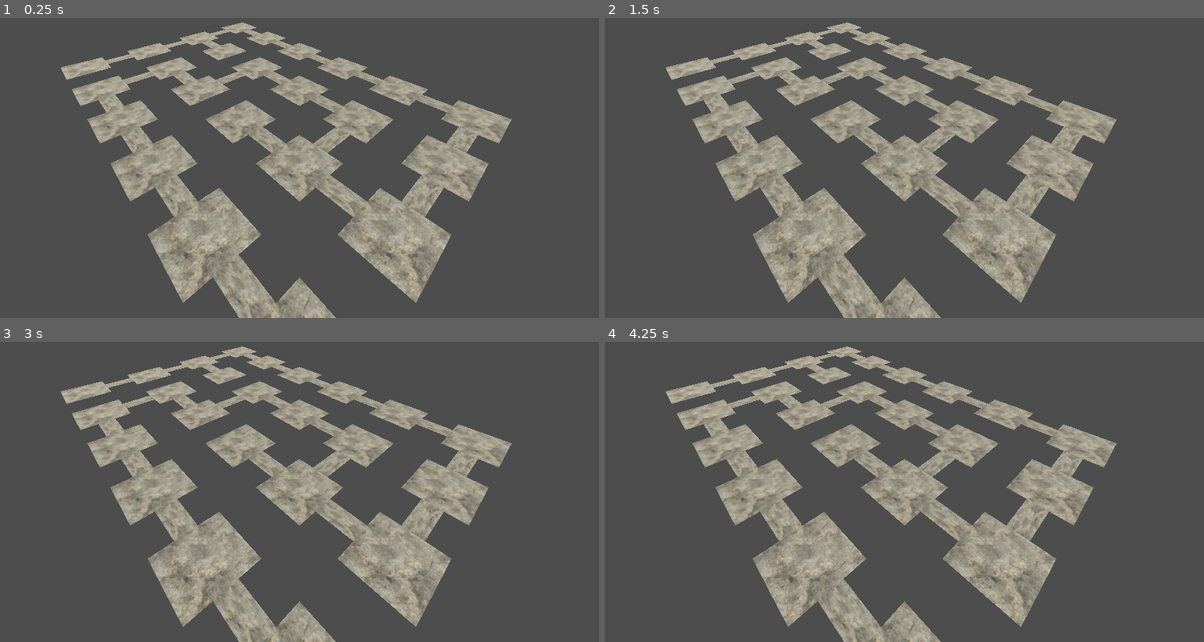
Above: before the commit, frames 1-4 (two rows, left to right).
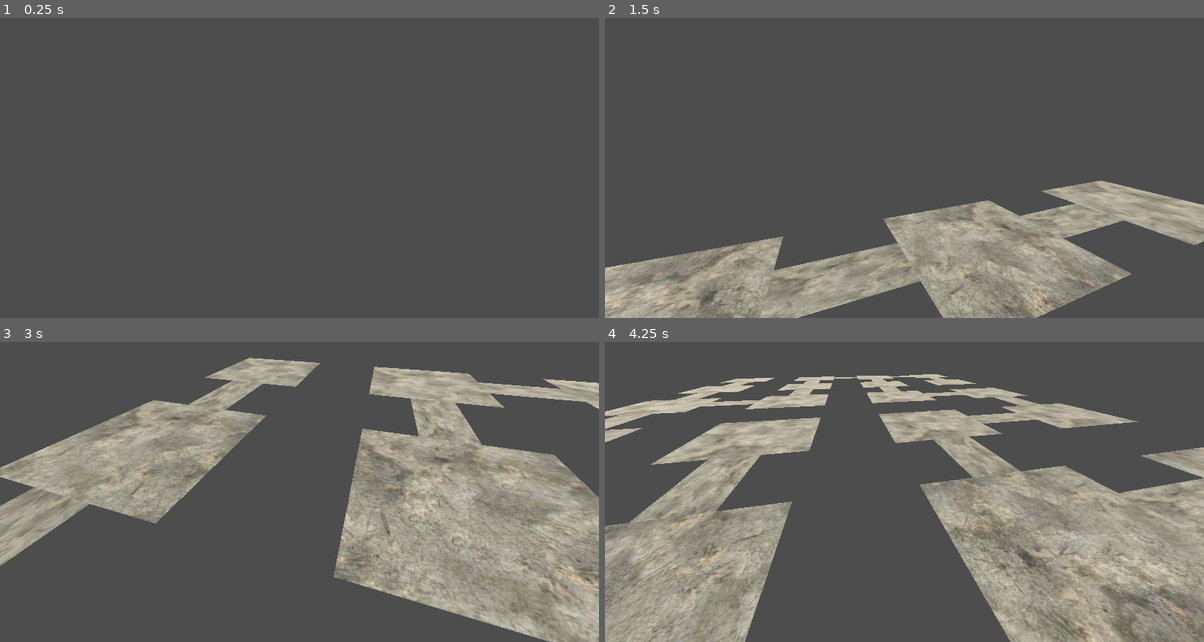
Above: after the commit, the same moments.

Repository: dairycultist/HorrorMaze
Game: Godot game, scene res://scene.tscn
The game is run twice, just before and just after one commit, with the same random seed, the same clock (stepped at 60 frames per second) and the same inputs.
Inputs (mouse positions are in pixels of both pictures, inside the frame that each line leads up to):
- Up to frame 1 (0.25 s): no input
- Up to frame 2 (1.5 s): tap Enter at 0.5 s; move the mouse to (1036, 132) at 0.52 s; hold D (walk_right, bound only after the commit) 0.53-1.28 s; move the mouse to (784, 168) at 1.27 s; hold S (walk_down, bound only after the commit) from 1.28 s (still down)
- Up to frame 3 (3 s): tap Space at 2 s; move the mouse to (359, 399) at 2.02 s; release S (walk_down, bound only after the commit) at 2.03 s; hold D (walk_right, bound only after the commit) 2.03-2.78 s; tap Enter at 2.75 s; move the mouse to (269, 540) at 2.77 s; hold W (walk_up, bound only after the commit) from 2.78 s (still down)
- Up to frame 4 (4.25 s): tap Space at 3.5 s; move the mouse to (1084, 525) at 3.52 s; release W (walk_up, bound only after the commit) at 3.53 s; hold A (walk_left, bound only after the commit) from 3.53 s (still down); tap Escape (pause, bound only after the commit) at 4.15 s

The runs differ from the first frame. In frame 1, 26% of the frame differs, in the area x 10-86%, y 1-100%; in frame 2, 40%; in frame 3, 47%; in frame 4, 54%, in the area x 0-100%, y 1-100%.

Commit message:
Player controller and stuff

Diff:
--- a/path_placer.gd
+++ b/path_placer.gd
@@ -23,7 +23,6 @@
 const ROOM_DIMENSIONS : float = 1.5
 const PATH_LENGTH : float = 1
 const ROOM_PLUS_PATH : float = ROOM_DIMENSIONS + PATH_LENGTH
-# gonna also need "wall," blocks off sides where there aren't paths
 
 const ROOM = preload("res://room.tscn")
 const PATH = preload("res://path.tscn")
@@ -61,14 +60,14 @@
 		if current.x - 1 >= 0 and not visited.has(current + Vector2i(-1, 0)):
 			possible_directions.append(0) # -x
 
+		if current.y + 1 < maze_length and not visited.has(current + Vector2i(0, 1)):
+			possible_directions.append(1) # +y
+
 		if current.x + 1 < maze_width and not visited.has(current + Vector2i(1, 0)):
-			possible_directions.append(1) # +x
+			possible_directions.append(2) # +x
 
 		if current.y - 1 >= 0 and not visited.has(current + Vector2i(0, -1)):
-			possible_directions.append(2) # -y
-
-		if current.y + 1 < maze_length and not visited.has(current + Vector2i(0, 1)):
-			possible_directions.append(3) # +y
+			possible_directions.append(3) # -y
 
 		# push a random neighbor that hasn't already been built
 		# if you can't, pop
@@ -83,20 +82,22 @@
 
 			maze_data[current.x][current.y].append(chosen_direction)
 
-			var path_position_2d = current * ROOM_PLUS_PATH + dir_index_to_vec2(chosen_direction) * (ROOM_PLUS_PATH / 2)
-			var path := PATH.instantiate()
-			add_child(path)
-			path.position = Vector3(path_position_2d.x, 0, path_position_2d.y)
-			if dir_index_to_vec2(chosen_direction).y != 0:
-				path.rotation = Vector3(0, PI / 2, 0)
+	# generate mesh from maze array
+	for w in range(0, maze_width):
+		for l in range(0, maze_length):
+			for dir_index in maze_data[w][l]:
 
-	# generate mesh from maze array
+				var path_position_2d = Vector2(w, l) * ROOM_PLUS_PATH + dir_index_to_vec2(dir_index) * (ROOM_PLUS_PATH / 2)
+				var path := PATH.instantiate()
+				add_child(path)
+				path.position = Vector3(path_position_2d.x, 0, path_position_2d.y)
+				path.rotation = Vector3(0, dir_index * PI / 2, 0)
 
 
 func dir_index_to_vec2(dir: int) -> Vector2i:
 
 	match dir:
 		0: return Vector2i(-1, 0)
-		1: return Vector2i(1, 0)
-		2: return Vector2i(0, -1)
-		_: return Vector2i(0, 1)
+		1: return Vector2i(0, 1)
+		2: return Vector2i(1, 0)
+		_: return Vector2i(0, -1)
--- /dev/null
+++ b/player_controller.gd
@@ -0,0 +1,50 @@
+extends CharacterBody3D
+
+@export_group("Movement")
+@export var mouse_sensitivity := 0.3
+
+@export var drag := 8
+@export var accel := 50
+
+var camera_pitch := 0.0
+
+func _ready() -> void:
+	Input.set_mouse_mode(Input.MOUSE_MODE_CAPTURED)
+
+func _process(delta: float) -> void:
+
+	# failsafe
+	if (position.y < -10):
+		position = Vector3.ZERO
+		velocity = Vector3.ZERO
+
+	# movement
+	var input_dir := Input.get_vector("walk_left", "walk_right", "walk_up", "walk_down")
+	var direction := (transform.basis * Vector3(input_dir.x, 0, input_dir.y)).normalized()
+
+	if direction:
+		velocity.x += direction.x * accel * delta
+		velocity.z += direction.z * accel * delta
+
+	velocity += get_gravity() * 2.5 * delta
+	velocity = lerp(velocity, Vector3.ZERO, delta * drag)
+
+	move_and_slide()
+
+
+func _input(event):
+
+	if event.is_action_pressed("pause"):
+
+		if Input.mouse_mode == Input.MOUSE_MODE_CAPTURED:
+			Input.set_mouse_mode(Input.MOUSE_MODE_VISIBLE)
+		else:
+			Input.set_mouse_mode(Input.MOUSE_MODE_CAPTURED)
+
+	if event is InputEventMouseMotion:
+
+		rotation.y += deg_to_rad(-event.relative.x * mouse_sensitivity)
+
+		camera_pitch = clampf(camera_pitch - event.relative.y * mouse_sensitivity, -90, 90)
+
+		$Camera3D.rotation.x = deg_to_rad(camera_pitch)
--- a/project.godot
+++ b/project.godot
@@ -14,3 +14,31 @@
 run/main_scene="uid://cmis55isxt2v4"
 config/features=PackedStringArray("4.4", "Forward Plus")
 config/icon="res://icon.svg"
+
+[input]
+
+pause={
+"deadzone": 0.2,
+"events": [Object(InputEventKey,"resource_local_to_scene":false,"resource_name":"","device":-1,"window_id":0,"alt_pressed":false,"shift_pressed":false,"ctrl_pressed":false,"meta_pressed":false,"pressed":false,"keycode":0,"physical_keycode":4194305,"key_label":0,"unicode":0,"location":0,"echo":false,"script":null)
+]
+}
+walk_left={
+"deadzone": 0.2,
+"events": [Object(InputEventKey,"resource_local_to_scene":false,"resource_name":"","device":-1,"window_id":0,"alt_pressed":false,"shift_pressed":false,"ctrl_pressed":false,"meta_pressed":false,"pressed":false,"keycode":0,"physical_keycode":65,"key_label":0,"unicode":97,"location":0,"echo":false,"script":null)
+]
+}
+walk_right={
+"deadzone": 0.2,
+"events": [Object(InputEventKey,"resource_local_to_scene":false,"resource_name":"","device":-1,"window_id":0,"alt_pressed":false,"shift_pressed":false,"ctrl_pressed":false,"meta_pressed":false,"pressed":false,"keycode":0,"physical_keycode":68,"key_label":0,"unicode":100,"location":0,"echo":false,"script":null)
+]
+}
+walk_up={
+"deadzone": 0.2,
+"events": [Object(InputEventKey,"resource_local_to_scene":false,"resource_name":"","device":-1,"window_id":0,"alt_pressed":false,"shift_pressed":false,"ctrl_pressed":false,"meta_pressed":false,"pressed":false,"keycode":0,"physical_keycode":87,"key_label":0,"unicode":119,"location":0,"echo":false,"script":null)
+]
+}
+walk_down={
+"deadzone": 0.2,
+"events": [Object(InputEventKey,"resource_local_to_scene":false,"resource_name":"","device":-1,"window_id":0,"alt_pressed":false,"shift_pressed":false,"ctrl_pressed":false,"meta_pressed":false,"pressed":false,"keycode":0,"physical_keycode":83,"key_label":0,"unicode":115,"location":0,"echo":false,"script":null)
+]
+}
--- a/scene.tscn
+++ b/scene.tscn
@@ -1,14 +1,24 @@
-[gd_scene load_steps=2 format=3 uid="uid://cmis55isxt2v4"]
+[gd_scene load_steps=4 format=3 uid="uid://cmis55isxt2v4"]
 
 [ext_resource type="Script" uid="uid://c33va8hjkjvih" path="res://path_placer.gd" id="1_ulcgi"]
+[ext_resource type="Script" uid="uid://erufn1acin3g" path="res://player_controller.gd" id="2_nxogm"]
+
+[sub_resource type="CapsuleShape3D" id="CapsuleShape3D_ulcgi"]
 
 [node name="Node3D" type="Node3D"]
-
-[node name="Camera3D" type="Camera3D" parent="."]
-transform = Transform3D(-0.707107, 0.5, -0.5, 0, 0.707107, 0.707107, 0.707107, 0.5, -0.5, 0, 4, 0)
 
 [node name="PathPlacer" type="Node3D" parent="."]
 script = ExtResource("1_ulcgi")
 
 [node name="DirectionalLight3D" type="DirectionalLight3D" parent="."]
 transform = Transform3D(0.741587, -0.389533, -0.546181, 0.627868, 0.116252, 0.769589, -0.236286, -0.913646, 0.330786, 0, 0, 0)
+
+[node name="Player" type="CharacterBody3D" parent="."]
+script = ExtResource("2_nxogm")
+
+[node name="coll" type="CollisionShape3D" parent="Player"]
+transform = Transform3D(1, 0, 0, 0, 1, 0, 0, 0, 1, 0, 1, 0)
+shape = SubResource("CapsuleShape3D_ulcgi")
+
+[node name="Camera3D" type="Camera3D" parent="Player"]
+transform = Transform3D(1, 0, 0, 0, 1, 0, 0, 0, 1, 0, 1.5, 0)
Not shown, added: player_controller.gd.uid
